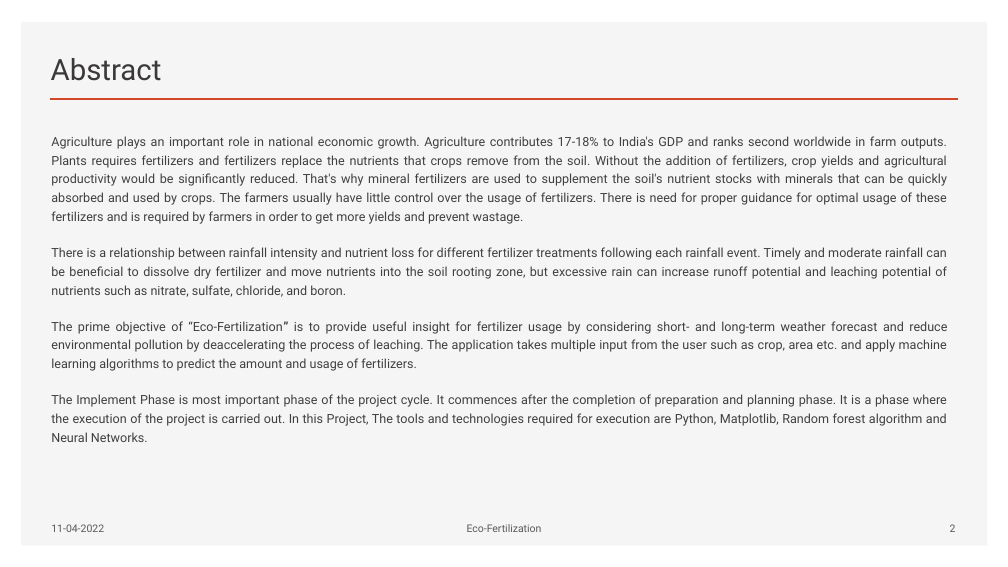
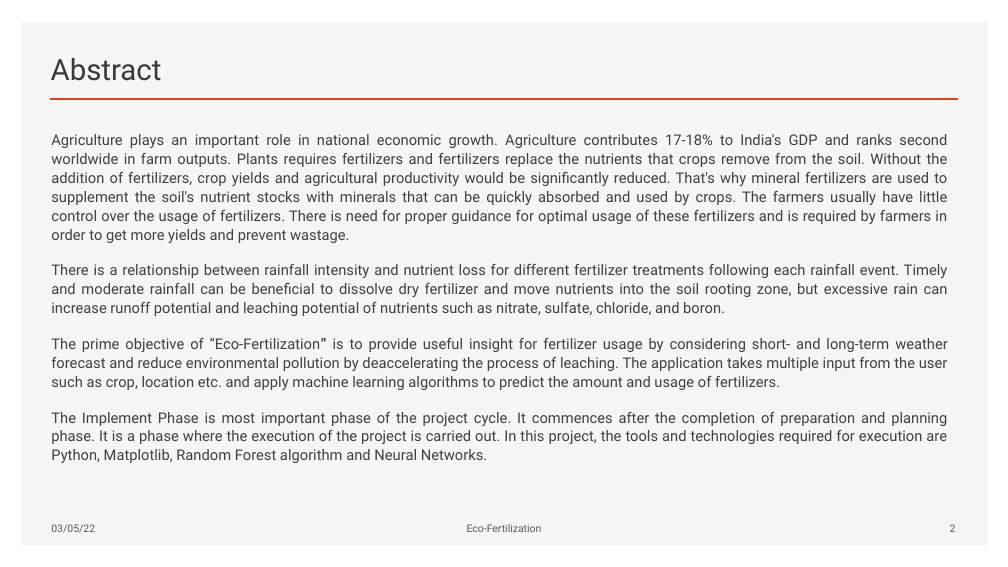
Before and after one commit to Gekko12/Eco-fertilization, a slide deck: slide 3 of EcoFertilization.pptx. Drawn at 1008x567 pixels with LibreOffice and Linux fonts; fonts in the diff are those of the drawing. Boxes give left, top, right and bottom in pixels: in the first picture for what was removed or moved away, otherwise in the second. Text is boxed around its words. In the diff, an @@ line names an element or a change of style, - is before the commit and + after.

Commit message:
design phase complete

```diff
--- a/EcoFertilization.pptx
+++ b/EcoFertilization.pptx
@@ text at (51, 134, 948, 316): size 12 to 14 pt in "Agriculture plays an important role in national ...", "There is a relationship between rainfall intensity ..." @@
@@ text at (51, 338, 948, 463): text changed; size 12 to 14 pt @@
-The prime objective of “Eco-Fertilization” is to provide useful insight for fertilizer usage by considering short- and long-term weather forecast and reduce environmental pollution by deaccelerating the process of leaching. The application takes multiple input from the user such as crop, area etc. and apply machine learning algorithms to predict the amount and usage of fertilizers.
-The Implement Phase is most important phase of the project cycle. It commences after the completion of preparation and planning phase. It is a phase where the execution of the project is carried out. In this Project, The tools and technologies required for execution are Python, Matplotlib, Random forest algorithm and Neural Networks.
+The prime objective of “Eco-Fertilization” is to provide useful insight for fertilizer usage by considering short- and long-term weather forecast and reduce environmental pollution by deaccelerating the process of leaching. The application takes multiple input from the user such as crop, location etc. and apply machine learning algorithms to predict the amount and usage of fertilizers.
+The Implement Phase is most important phase of the project cycle. It commences after the completion of preparation and planning phase. It is a phase where the execution of the project is carried out. In this project, the tools and technologies required for execution are Python, Matplotlib, Random Forest algorithm and Neural Networks.
@@ text at (51, 524, 95, 533): text changed @@
-11-04-2022
+03/05/22
```
Also in this commit, not shown: 10 other slides changed, 8 slides added, 3 slides removed, 12 other files.
